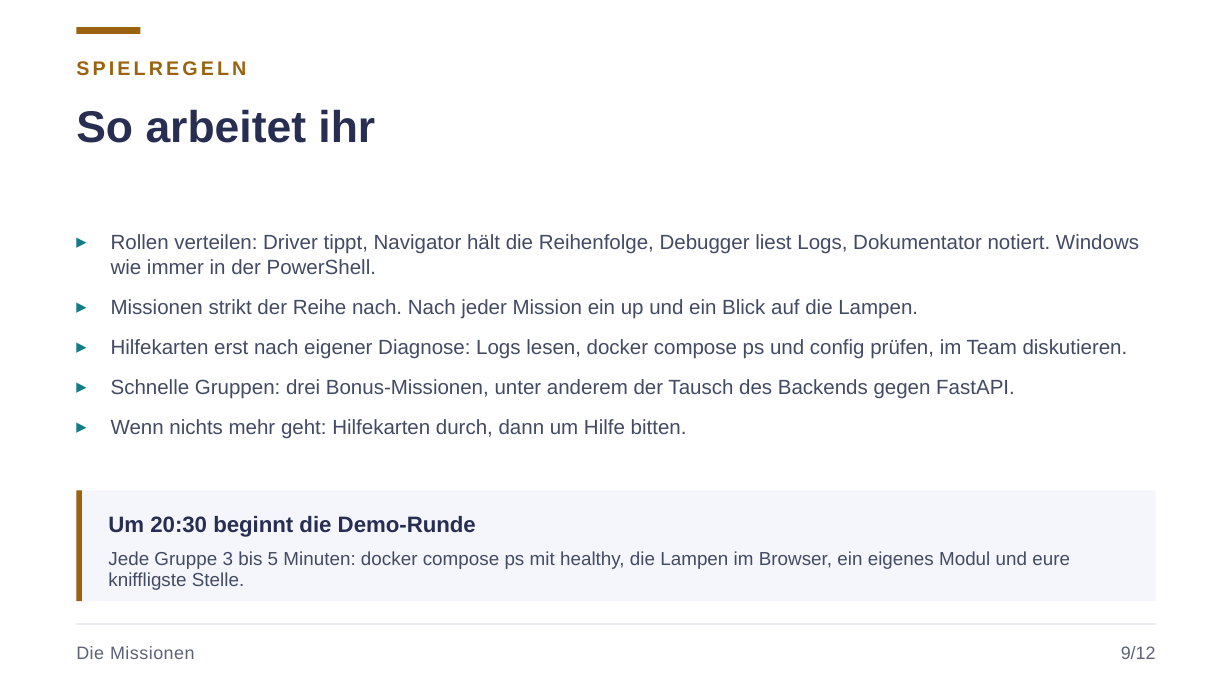
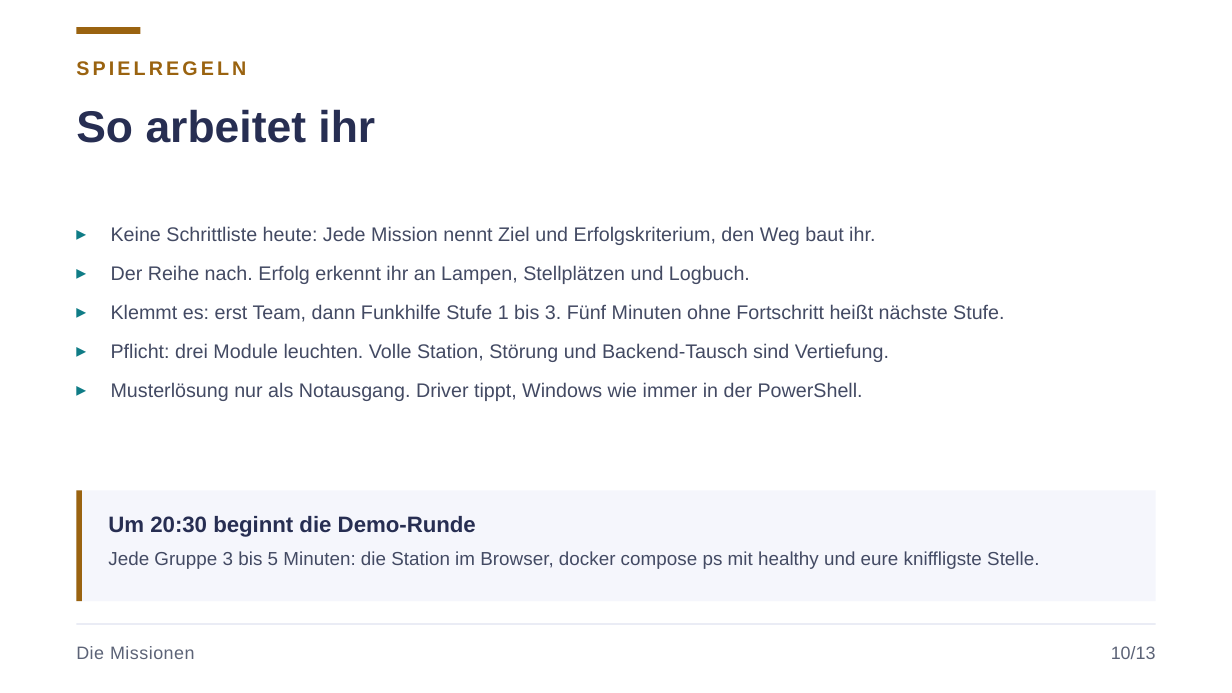
Before and after one commit to JacobMenge/kurs-unterlagen, a slide deck: slide 13 of folien/08-docker-praxis.pptx (slide 12 before the commit). Drawn at 1232x693 pixels with LibreOffice and Linux fonts; fonts in the diff are those of the drawing. Boxes give left, top, right and bottom in pixels: in the first picture for what was removed or moved away, otherwise in the second. Text is boxed around its words. In the diff, an @@ line names an element or a change of style, - is before the commit and + after.

Commit message:
fix docker compose

```diff
--- a/folien/08-docker-praxis.pptx
+++ b/folien/08-docker-praxis.pptx
@@ text at <box>111,226,1004,401</box>: text changed; size 12 to 11.5 pt @@
-▸ Rollen verteilen: Driver tippt, Navigator hält die Reihenfolge, Debugger liest Logs, Dokumentator notiert. Windows wie immer in der PowerShell.
-▸ Missionen strikt der Reihe nach. Nach jeder Mission ein up und ein Blick auf die Lampen.
-▸ Hilfekarten erst nach eigener Diagnose: Logs lesen, docker compose ps und config prüfen, im Team diskutieren.
-▸ Schnelle Gruppen: drei Bonus-Missionen, unter anderem der Tausch des Backends gegen FastAPI.
-▸ Wenn nichts mehr geht: Hilfekarten durch, dann um Hilfe bitten.
+▸ Keine Schrittliste heute: Jede Mission nennt Ziel und Erfolgskriterium, den Weg baut ihr.
+▸ Der Reihe nach. Erfolg erkennt ihr an Lampen, Stellplätzen und Logbuch.
+▸ Klemmt es: erst Team, dann Funkhilfe Stufe 1 bis 3. Fünf Minuten ohne Fortschritt heißt nächste Stufe.
+▸ Pflicht: drei Module leuchten. Volle Station, Störung und Backend-Tausch sind Vertiefung.
+▸ Musterlösung nur als Notausgang. Driver tippt, Windows wie immer in der PowerShell.
@@ text at <box>108,551,1039,569</box>: text changed @@
-Jede Gruppe 3 bis 5 Minuten: docker compose ps mit healthy, die Lampen im Browser, ein eigenes Modul und eure kniffligste Stelle.
+Jede Gruppe 3 bis 5 Minuten: die Station im Browser, docker compose ps mit healthy und eure kniffligste Stelle.
@@ text at <box>1111,646,1156,659</box>: text changed @@
-9/12
+10/13
```
Also in this commit, not shown: 14 other slides changed, 1 slide added, 29 other files.
